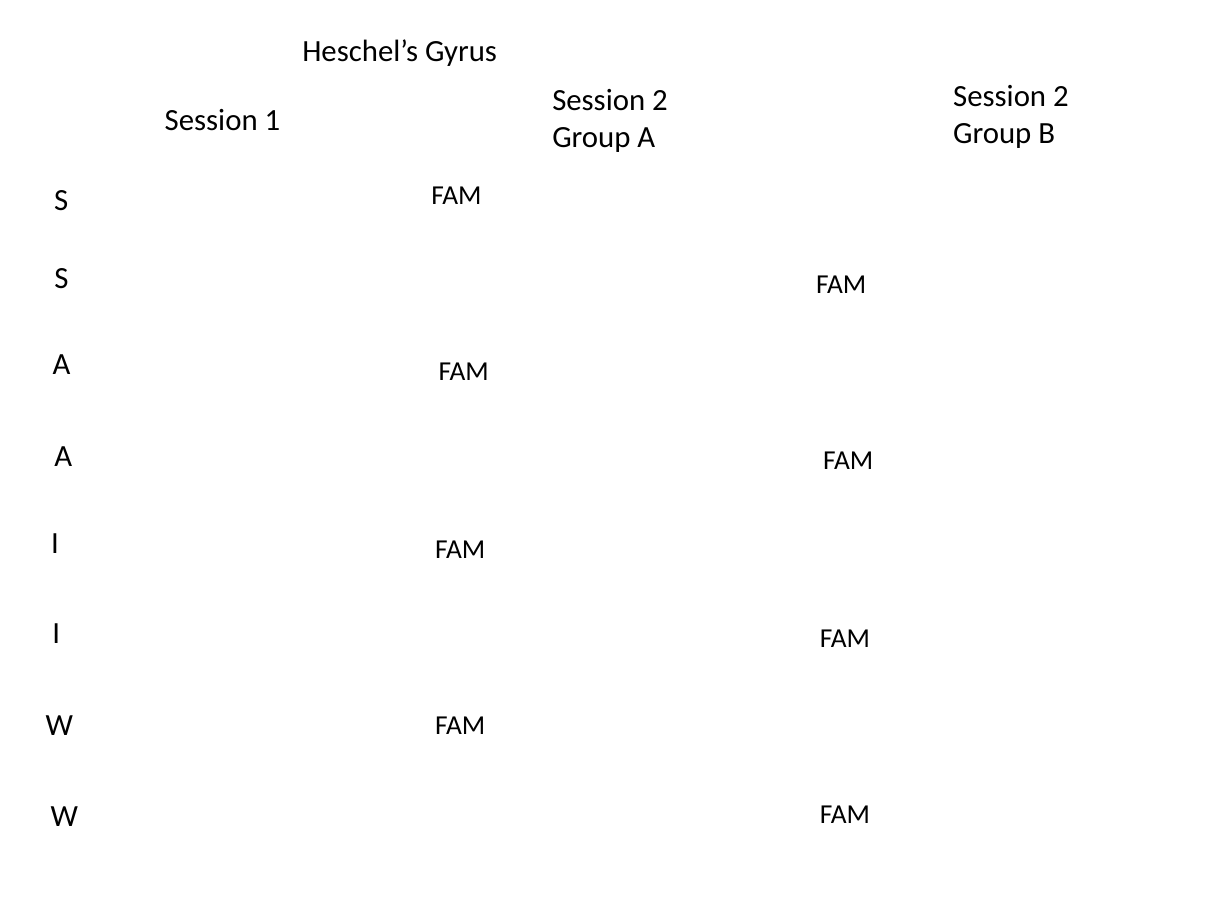
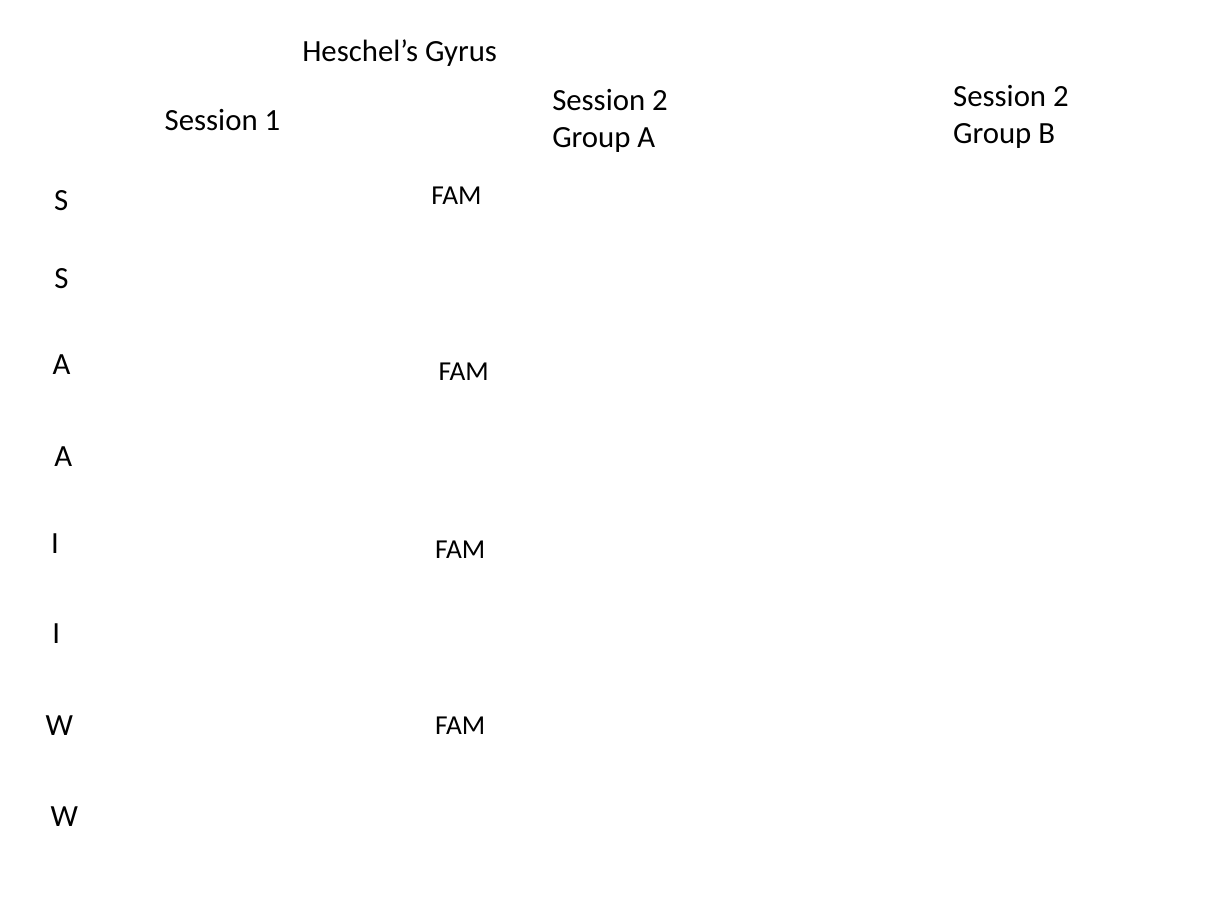
Before and after one commit to asternin/PhDProject, a slide deck: slide 12 of Meetings/2019.04.24-ISCSummary-JessAdrianBobbyMeeting.pptx (slide 9 before the commit). Drawn at 1232x924 pixels with LibreOffice and Linux fonts; fonts in the diff are those of the drawing; background and template pictures are left out. Boxes give left, top, right and bottom in pixels: in the first picture for what was removed or moved away, otherwise in the second. Text is boxed around its words. In the diff, an @@ line names an element or a change of style, - is before the commit and + after.

```diff
--- a/Meetings/2019.04.24-ISCSummary-JessAdrianBobbyMeeting.pptx
+++ b/Meetings/2019.04.24-ISCSummary-JessAdrianBobbyMeeting.pptx
@@ group removed at [816, 275, 873, 823]: 4 texts @@
-FAM
-FAM
-FAM
-FAM
```
Also in this commit, not shown: 5 other slides changed, 5 slides added, 2 slides removed, 2 other files.
